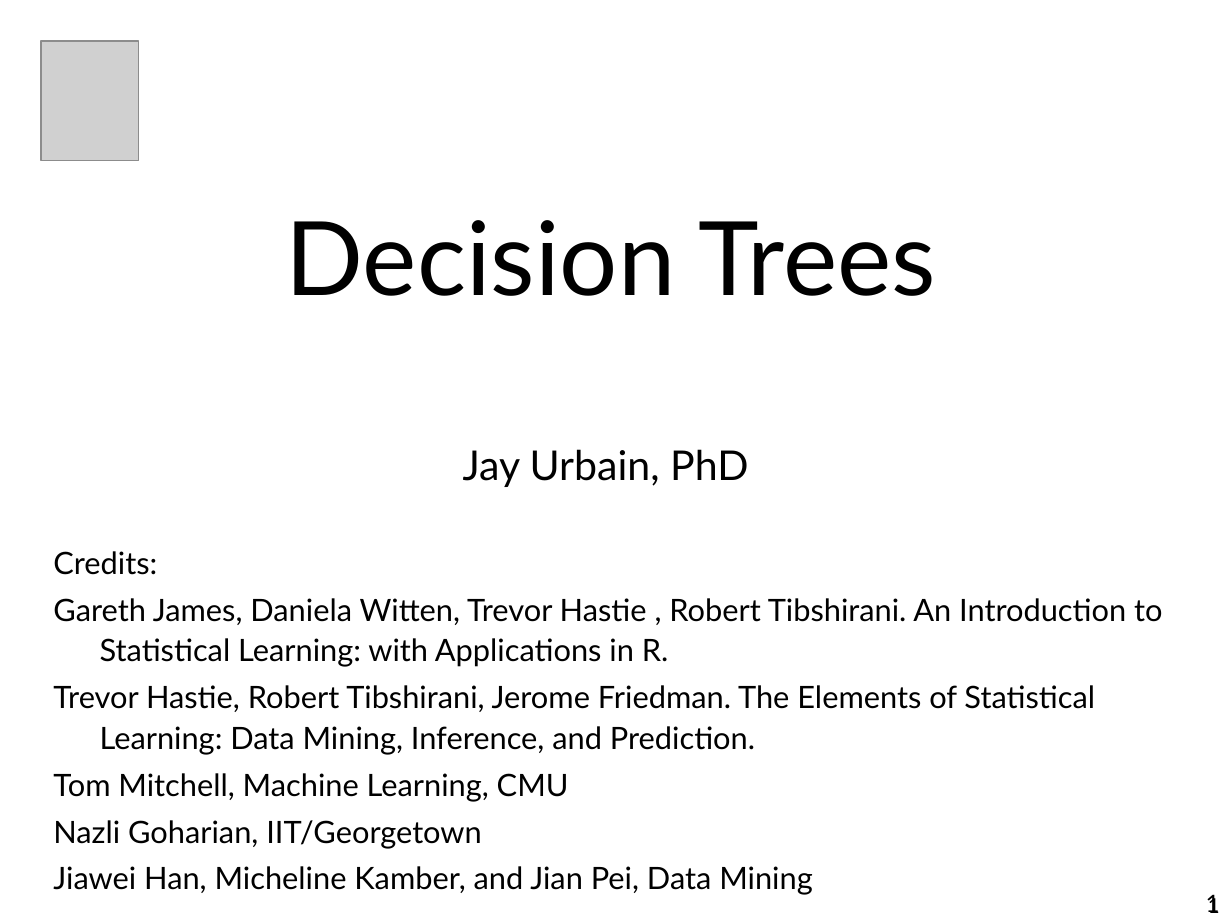
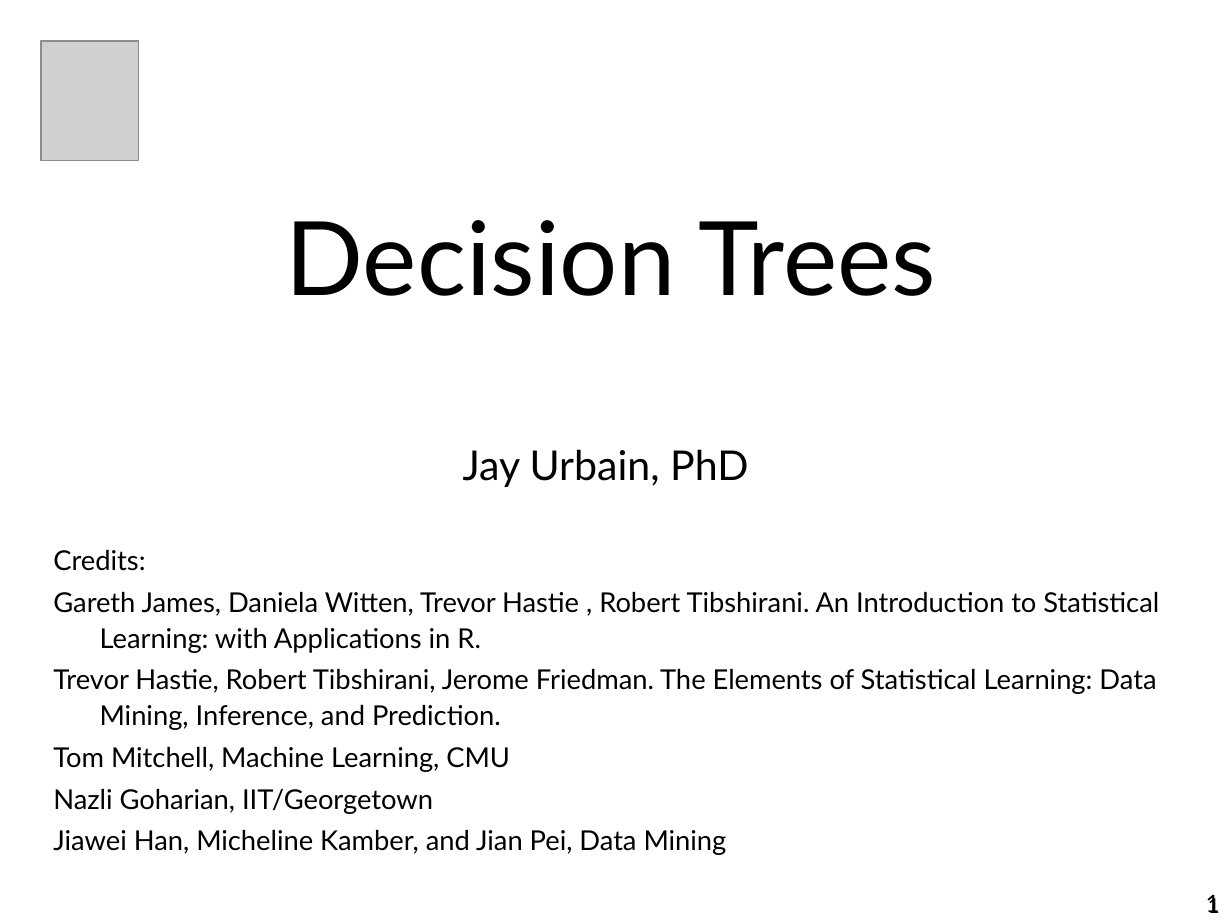
Before and after one commit to jayurbain/DataScienceIntro, a slide deck: slide 1 of slides/08_decision_trees.pptx. Drawn at 1232x924 pixels with LibreOffice and Linux fonts; fonts in the diff are those of the drawing; grey boxes stand for pictures. Boxes give left, top, right and bottom in pixels: in the first picture for what was removed or moved away, otherwise in the second. Text is boxed around its words. In the diff, an @@ line names an element or a change of style, - is before the commit and + after.

```diff
--- a/slides/08_decision_trees.pptx
+++ b/slides/08_decision_trees.pptx
@@ text "Credits:" at (53, 550, 1159, 855): size 18 to 16 pt @@
```
Also in this commit, not shown: 24 other slides changed, 1 other file.
